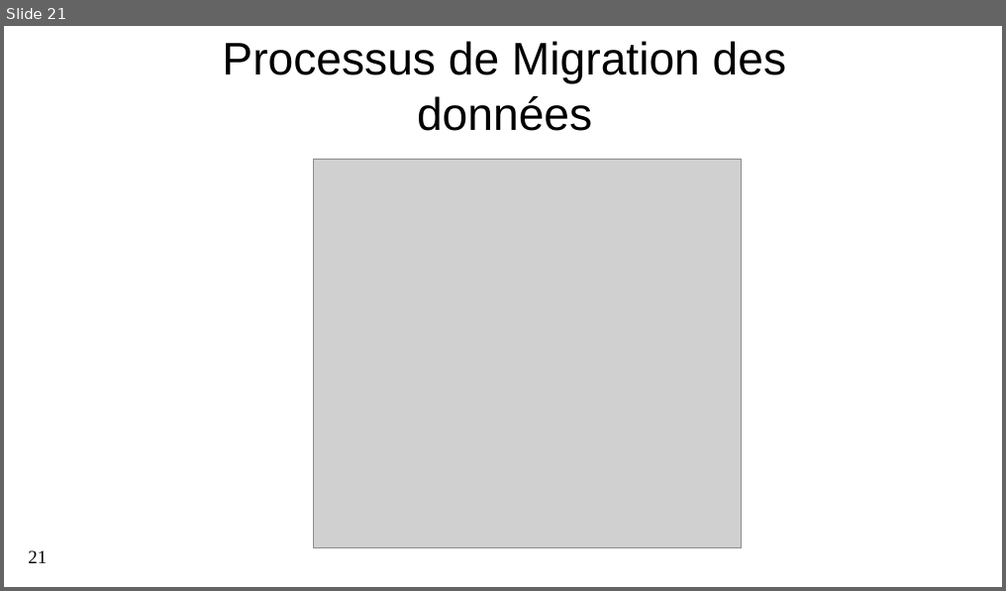
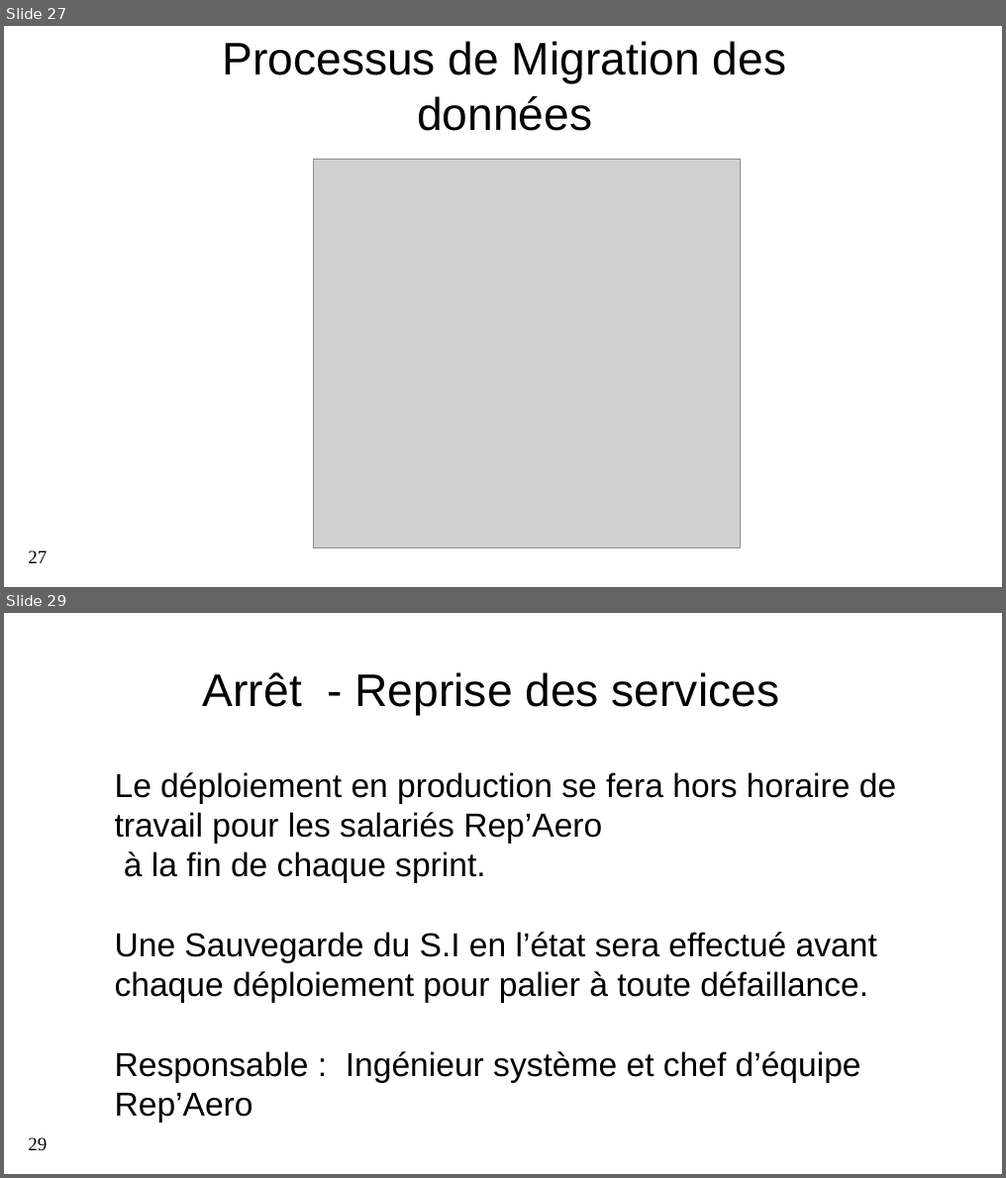
Before and after one commit to Lamessolo/ProjetLeadTech, a slide deck: P4_04_PresentationRecapitulatif.pptx. Shown one above the other, each under a label of ours: slide 21 before the commit, slides 27 and 29 after it; the slides between them are not shown. The pictures are 1006x591 and 1006x1178 pixels, drawn with LibreOffice and Linux fonts; fonts in the diff are those of the drawing; grey boxes stand for pictures; background and template pictures are left out. Boxes give left, top, right and bottom in pixels: in the first picture for what was removed or moved away, otherwise in the second. Text is boxed around its words. In the diff, an @@ line names an element or a change of style, - is before the commit and + after.

```diff
--- a/P4_04_PresentationRecapitulatif.pptx
+++ b/P4_04_PresentationRecapitulatif.pptx
@@ slide 29 added at <box>4,613,1002,1174</box>, background #FFFFFF; not listed: 1 template element that a slide beside it also shows @@
@@ text added at <box>203,672,779,716</box>, 44 pt, text #000000 @@
+Arrêt - Reprise des services
@@ text added at <box>115,772,896,1123</box>, 32 pt, text #000000 @@
+Le déploiement en production se fera hors horaire de travail pour les salariés Rep’Aero
+à la fin de chaque sprint.
+Une Sauvegarde du S.I en l’état sera effectué avant chaque déploiement pour palier à toute défaillance.
+Responsable : Ingénieur système et chef d’équipe Rep’Aero
@@ what was slide 21 is now slide 27 @@
@@ page number at <box>28,551,47,564</box>: text changed @@
-21
+27
```
Also in this commit, not shown: 10 slides changed, 9 other slides added, 6 slides removed, 5 other files.
